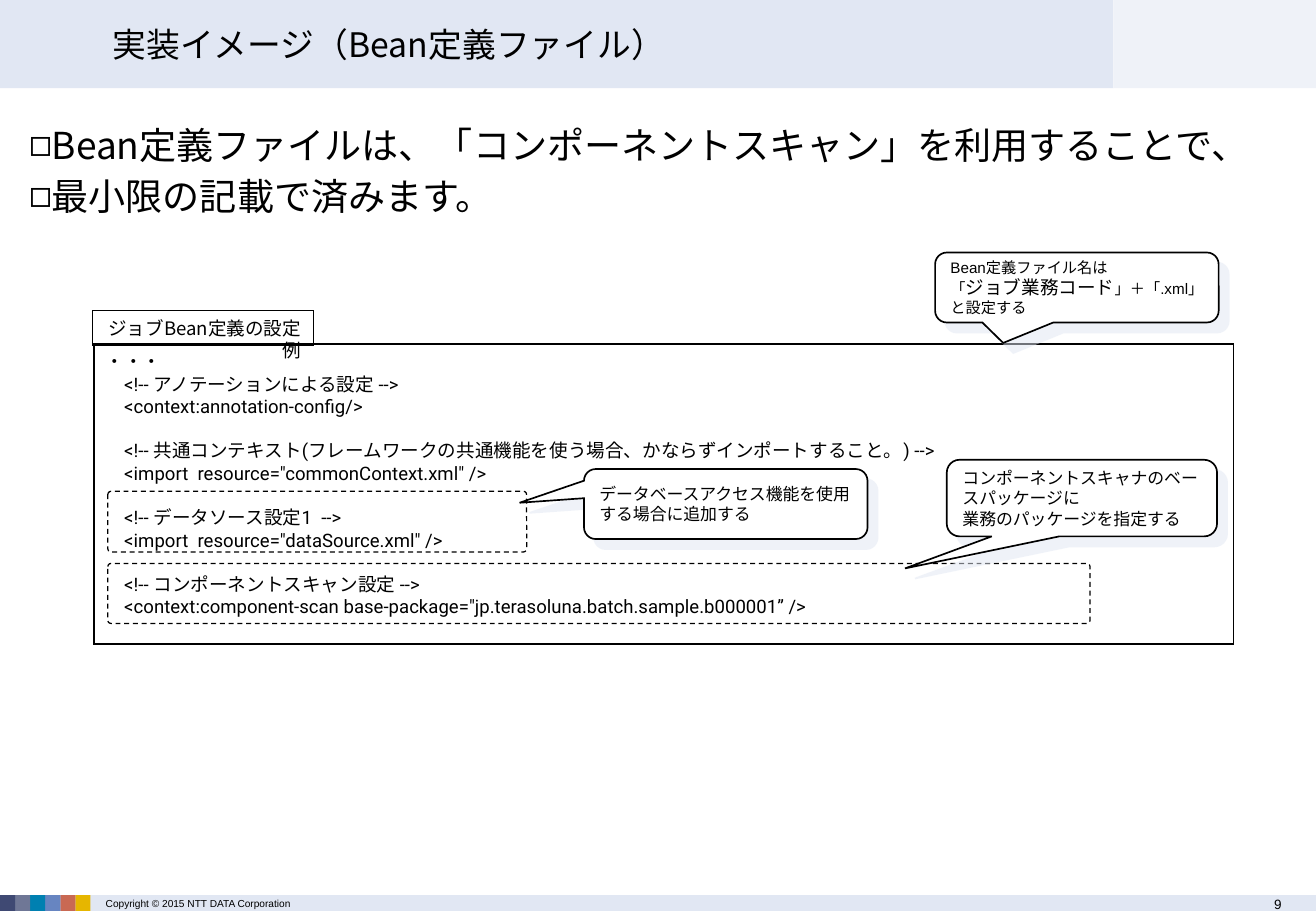
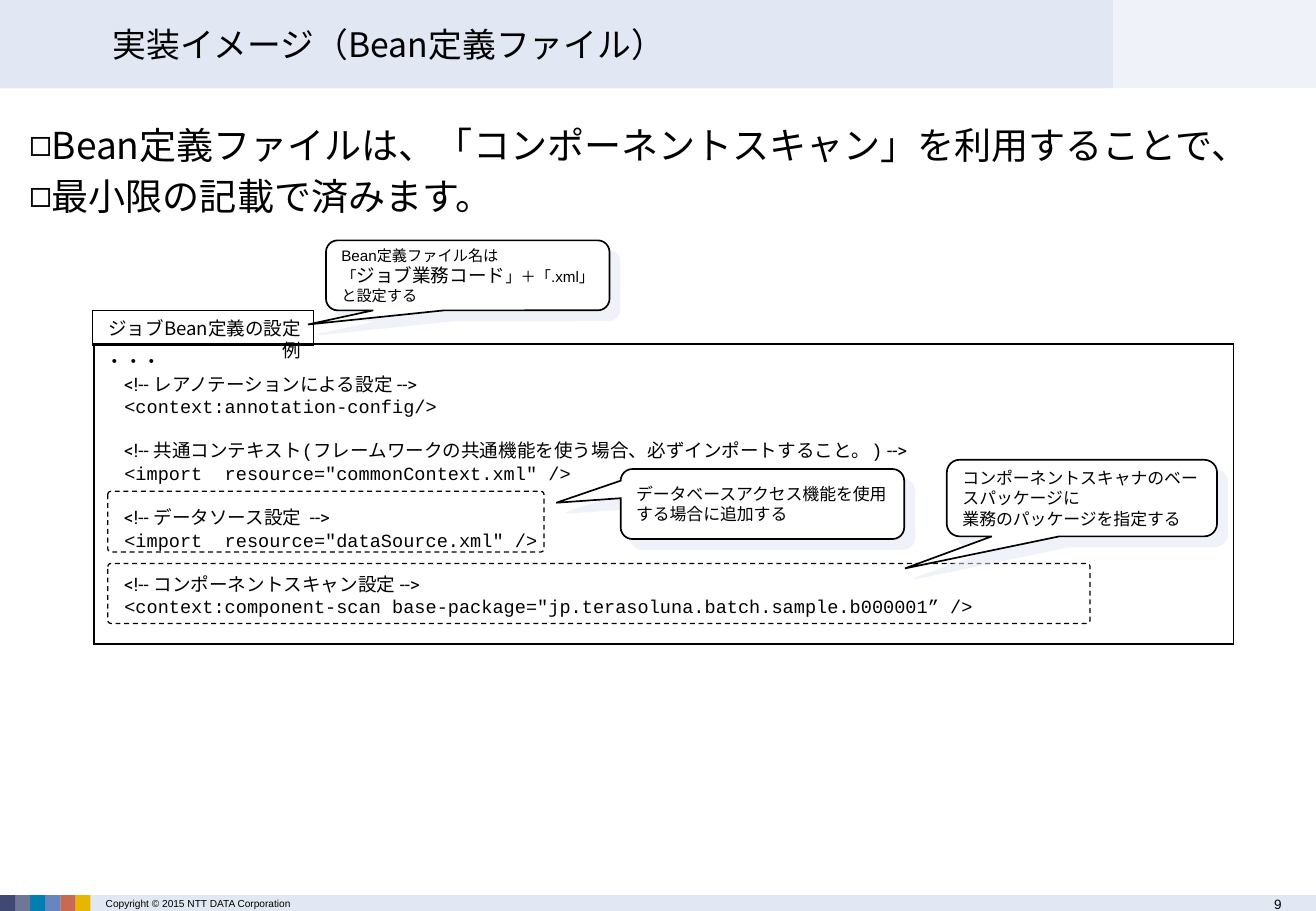
Before and after one commit to terasoluna-batch/terasoluna-doc, a slide deck: slide 9 of architecture/TERASOLUNA Batch Framework for Java Version 3.x 説明資料.pptx. Drawn at 1316x911 pixels with LibreOffice and Linux fonts; fonts in the diff are those of the drawing; background and template pictures are left out. Boxes give left, top, right and bottom in pixels: in the first picture for what was removed or moved away, otherwise in the second. Text is boxed around its words. In the diff, an @@ line names an element or a change of style, - is before the commit and + after.

Commit message:
#22 unifyf char font in source code

```diff
--- a/architecture/TERASOLUNA Batch Framework for Java Version 3.x 説明資料.pptx
+++ b/architecture/TERASOLUNA Batch Framework for Java Version 3.x 説明資料.pptx
@@ rounded speech box "Bean定義ファイル名は": place and size @@
-rounded speech box "Bean定義ファイル名は" at [936, 253, 1219, 323]
+rounded speech box "Bean定義ファイル名は" at [326, 241, 609, 311]
@@ rounded speech box "Bean定義ファイル名は" at [326, 241, 609, 311]: proportions changed @@
@@ text in rectangle at [154, 375, 393, 393]: text changed; font Roboto to Courier New @@
-<!-- アノテーションによる設定 -->
+<!-- レアノテーションによる設定 -->
@@ text in rectangle at [124, 400, 939, 617]: font Roboto to Courier New in "<context:annotation-config/>", "<import resource="commonContext.xml" />", "<import resource="dataSource.xml" />", "コンポーネントスキャン設定" and 1 more places @@
@@ text in rectangle at [154, 441, 883, 461]: text changed; font Roboto to Courier New @@
-<!-- 共通コンテキスト(フレームワークの共通機能を使う場合、かならずインポートすること。) -->
+<!-- 共通コンテキスト(フレームワークの共通機能を使う場合、必ずインポートすること。) -->
@@ rounded speech box "データベースアクセス機能を使用する場合に追加する": place and size @@
-rounded speech box "データベースアクセス機能を使用する場合に追加する" at [584, 469, 868, 540]
+rounded speech box "データベースアクセス機能を使用する場合に追加する" at [621, 469, 904, 540]
@@ rounded rectangle: place and size @@
-rounded rectangle at [108, 491, 527, 552]
+rounded rectangle at [108, 491, 544, 552]
@@ text in rectangle at [154, 508, 302, 526]: text changed; font Roboto to Courier New @@
-<!-- データソース設定1 -->
+<!-- データソース設定 -->
```
Also in this commit, not shown: 7 other slides changed, 1 slide added, 1 slide removed.
